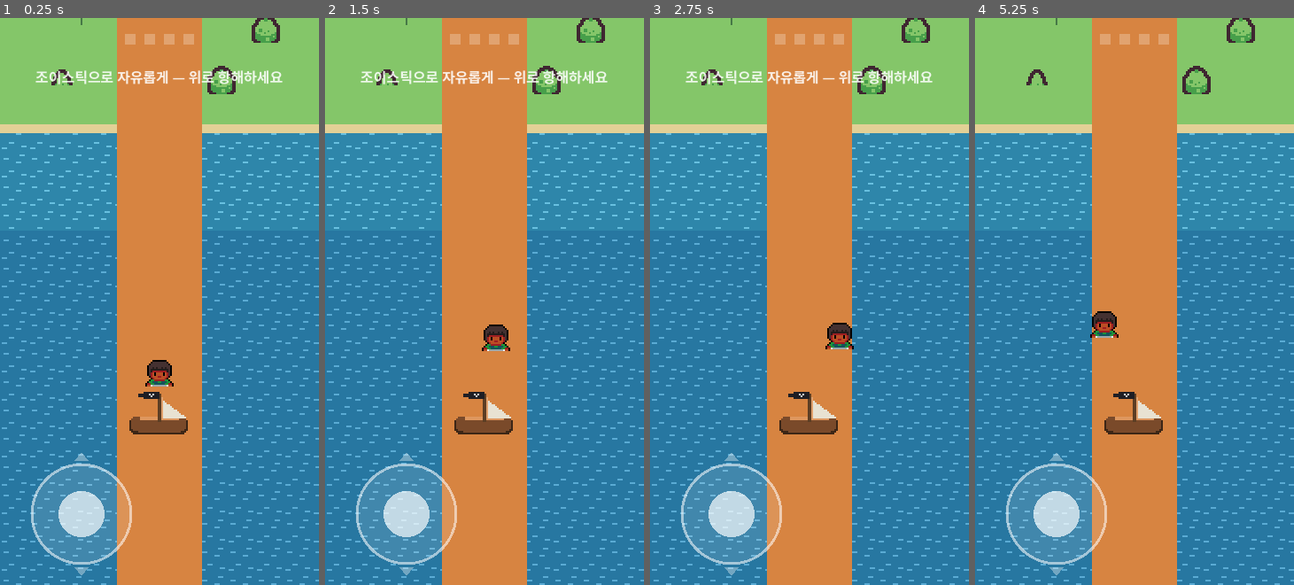
Above: before the commit, frames 1-4 (left to right).
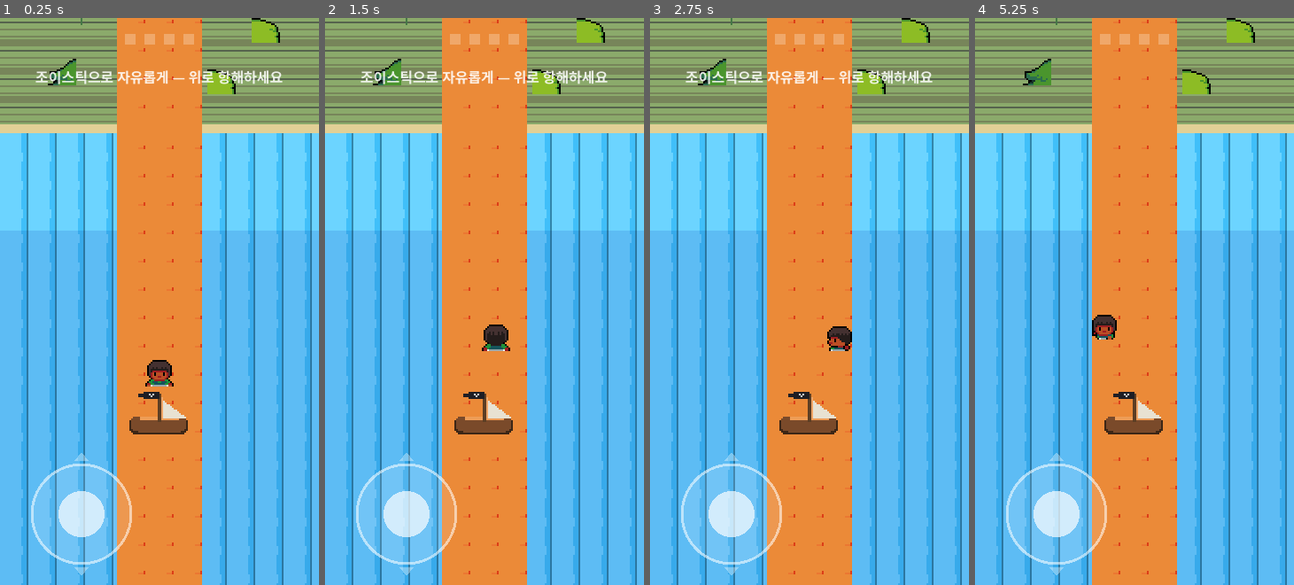
Above: after the commit, the same moments.

Repository: jungrok5/one-scroll-bible-game
Game: Godot game, scene res://scenes/Main.tscn
The game is run twice, just before and just after one commit, with the same random seed, the same clock (stepped at 60 frames per second) and the same inputs.
Inputs (mouse positions are in pixels of both pictures, inside the frame that each line leads up to):
- Up to frame 1 (0.25 s): no input
- Up to frame 2 (1.5 s): tap Enter at 0.5 s; drag from (414, 482) to (516, 176) at 0.52 s; drag from (420, 329) to (468, 414) at 1.27 s
- Up to frame 3 (2.75 s): tap Space at 2 s; move the mouse to (841, 176) at 2.02 s; hold Right (move_right) from 2.03 s (still down)
- Up to frame 4 (5.25 s): release Right (move_right) at 2.75 s; drag from (1118, 414) to (1038, 216) at 2.77 s; move the mouse to (1230, 386) at 3.52 s; hold Left (move_left) 3.53-4.25 s; tap Enter at 4.25 s; drag from (1038, 216) to (1086, 159) at 4.27 s; tap Space at 5 s; move the mouse to (1150, 301) at 5.02 s; hold Down (move_down) from 5.03 s (still down); click (1150, 301) at 5.17 s

The runs differ from the first frame. In frame 1, 68% of the frame differs, in the area x 0-100%, y 0-100%; in frame 2, 68%; in frame 3, 68%; in frame 4, 68%.

Commit message:
전면 NA 통일 + 걷기 애니메이션
- 바닥/물/길/덤불/나무 = Ninja Adventure 타일(잔디 22.23·물 21.8·흙 18.6·덤불/잎)
- 플레이어 4방향 걷기 애니(시트 열=방향, 행=프레임 순환, 좌우 플립)
- 캐릭터·UI·말풍선·초상·뱀까지 NA 한 셋트. (배·십자가·기둥만 자체 제작 유지)

Co-Authored-By: Claude Opus 4.8 (1M context) <noreply@anthropic.com>
Claude-Session: https://claude.ai/code/session_018qg4g1KPTpgSZsyxWsZciT

Diff:
--- a/scripts/Player.gd
+++ b/scripts/Player.gd
@@ -1,24 +1,29 @@
 class_name Player
 extends Node2D
 #
-# 상하좌우 자유 이동(RPG). 좌우 경계는 Main이 위치별로 알려줌(섬=넓게, 부두=좁게).
+# 상하좌우 자유 이동 + 4방향 걷기 애니(Ninja Adventure 시트: 4열=방향, 행=프레임).
+# 좌우 경계는 Main이 위치별로 알려줌(섬=넓게, 부두=좁게).
 
 @export var speed: float = 120.0
 
 var joystick: VirtualJoystick = null
-var bounds_provider: Callable = Callable()   # func(y) -> Vector2(min_x, max_x)
+var bounds_provider: Callable = Callable()
 var min_y: float = 0.0
 var max_y: float = 0.0
 var locked: bool = false
-var auto_dir: Vector2 = Vector2.ZERO          # E2E 오토플레이용
+var auto_dir: Vector2 = Vector2.ZERO
 
 var _sprite: Sprite2D
-var _bob_t: float = 0.0
+var _facing_col: int = 0      # 0=down, 1=up, 2=side
+var _anim_t: float = 0.0
 
 
 func _ready() -> void:
 	_sprite = Sprite2D.new()
-	_sprite.texture = load("res://assets/sprites/player.png")
+	_sprite.texture = load("res://assets/sprites/player_sheet.png")
+	_sprite.hframes = 4
+	_sprite.vframes = 7
+	_sprite.frame = 0
 	_sprite.scale = Vector2(2, 2)
 	add_child(_sprite)
 
@@ -43,12 +48,15 @@
 		var b: Vector2 = bounds_provider.call(position.y)
 		position.x = clampf(position.x, b.x, b.y)
 
-	# 걷는 바운스 + 좌우 방향
-	if v.length() > 0.05:
-		_bob_t += delta * 12.0
-		_sprite.position.y = -absf(sin(_bob_t)) * 2.0
-		if absf(v.x) > 0.05:
+	if v.length() > 0.06:
+		if absf(v.x) >= absf(v.y):
+			_facing_col = 2
 			_sprite.flip_h = v.x < 0.0
+		else:
+			_facing_col = 0 if v.y > 0.0 else 1
+			_sprite.flip_h = false
+		_anim_t += delta * 8.0
+		var row: int = (int(_anim_t) % 3) + 1     # 행 1~3 = 걷기 프레임
+		_sprite.frame = row * 4 + _facing_col
 	else:
-		_bob_t = 0.0
-		_sprite.position.y = 0.0
+		_sprite.frame = _facing_col                 # 행 0 = 정지
Binary file changed: assets/sprites/bush.png
Binary file added: assets/sprites/player_sheet.png
Not shown, added: assets/sprites/player_sheet.png.import
Binary file changed: assets/sprites/tile_dirt.png
Binary file changed: assets/sprites/tile_grass.png
Binary file changed: assets/sprites/tile_water.png
Binary file changed: assets/sprites/tree.png
Binary file changed: assets/sprites/tree2.png
Binary file changed: docs/screenshots/00_voyage.png
Binary file changed: docs/screenshots/01_start.png
Binary file changed: docs/screenshots/02_voyage.png
Binary file changed: docs/screenshots/03_voyage.png
(and 31 more such lines)
